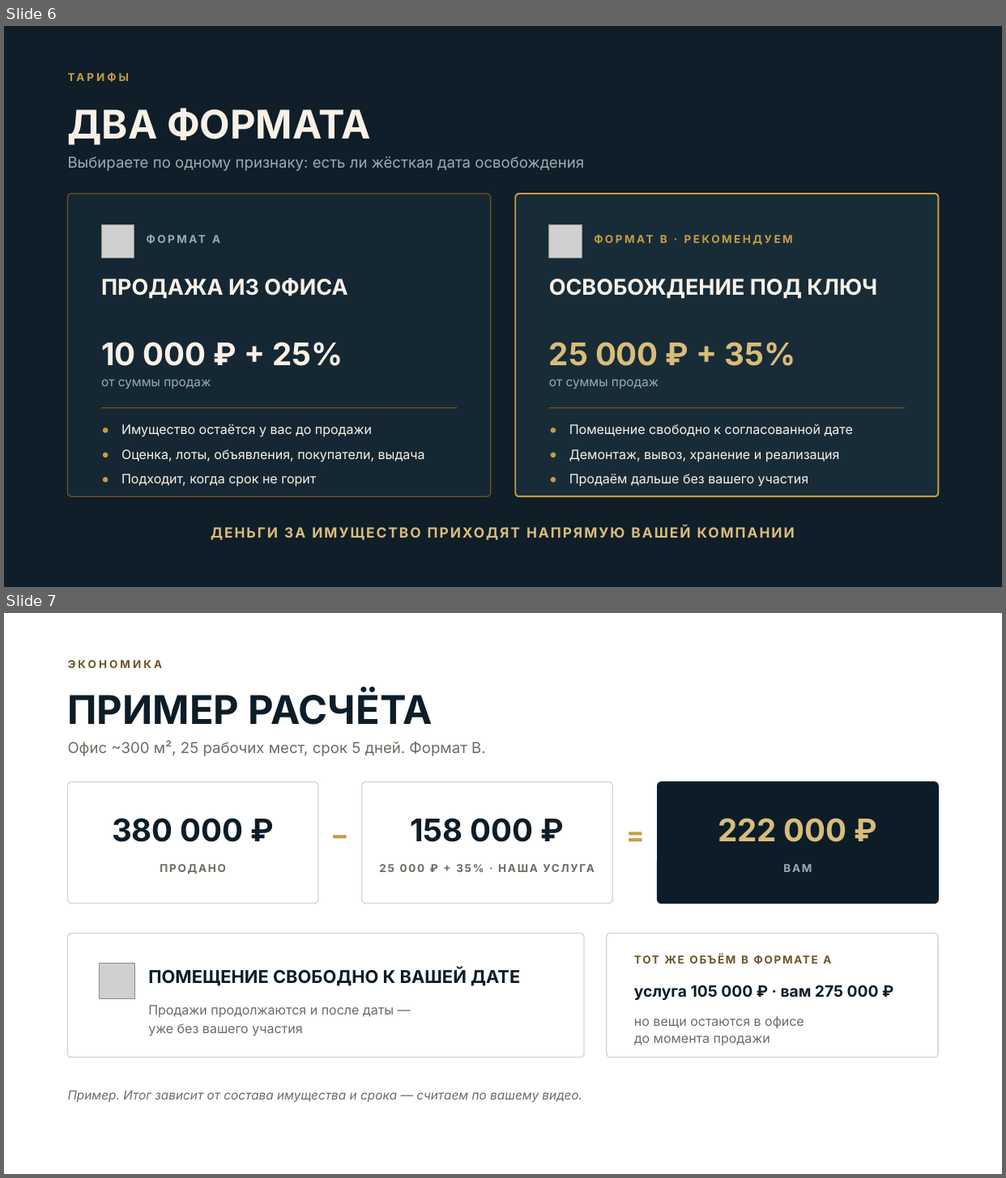
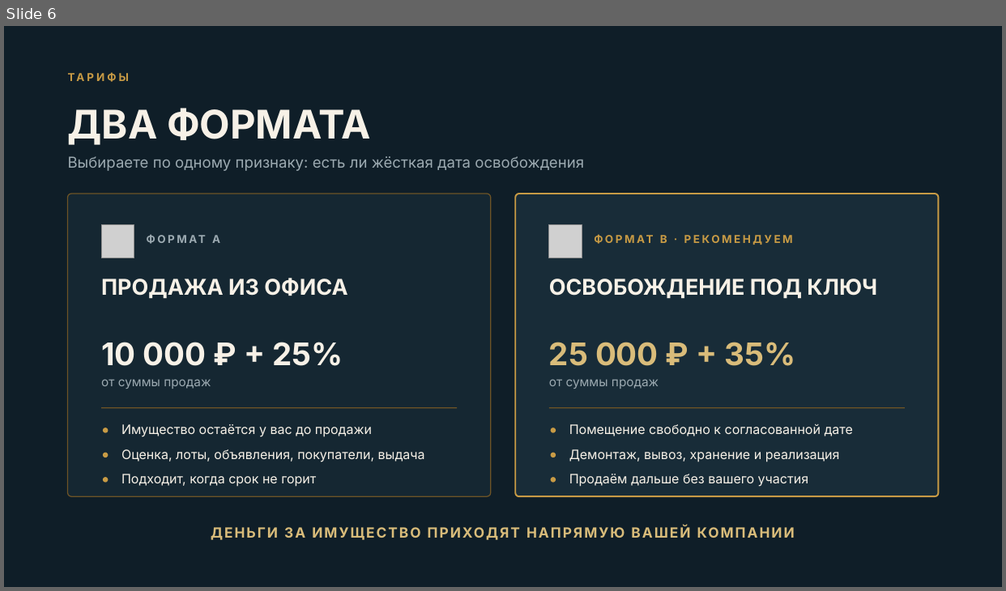
Before and after one commit to olegm1441-del/mysteryslavic-2026-07-19_16-47-00, a slide deck: presentations/office-client/Продай_за_меня_ОФИСЫ_клиентская.pptx. Shown one above the other, each under a label of ours: slides 6 and 7 before the commit, slide 6 after it. The pictures are 1006x1178 and 1006x591 pixels, drawn with LibreOffice and Linux fonts; fonts in the diff are those of the drawing; grey boxes stand for pictures; background and template pictures are left out; a plain dark background stands for a picture behind light text. Boxes give left, top, right and bottom in pixels: in the first picture for what was removed or moved away, otherwise in the second. Text is boxed around its words. In the diff, an @@ line names an element or a change of style, - is before the commit and + after.

```diff
--- a/presentations/office-client/Продай_за_меня_ОФИСЫ_клиентская.pptx
+++ b/presentations/office-client/Продай_за_меня_ОФИСЫ_клиентская.pptx
@@ slide 7 removed at (x1=4, y1=613, x2=1002, y2=1174), background picture (left out) @@
@@ text removed at (x1=68, y1=660, x2=163, y2=668) @@
-ЭКОНОМИКА
@@ text removed at (x1=68, y1=690, x2=432, y2=725) @@
-ПРИМЕР РАСЧЁТА
@@ text removed at (x1=68, y1=741, x2=486, y2=756) @@
-Офис ~300 м², 25 рабочих мест, срок 5 дней. Формат B.
@@ rounded rectangle removed at (x1=68, y1=782, x2=318, y2=904) @@
@@ rounded rectangle removed at (x1=362, y1=782, x2=612, y2=904) @@
@@ rounded rectangle removed at (x1=658, y1=782, x2=938, y2=904) @@
@@ text removed at (x1=112, y1=818, x2=244, y2=842) @@
-380 000 ₽
@@ text removed at (x1=323, y1=818, x2=357, y2=855) @@
-−
@@ text removed at (x1=410, y1=818, x2=534, y2=842) @@
-158 000 ₽
@@ text removed at (x1=619, y1=818, x2=653, y2=855) @@
-=
@@ text removed at (x1=718, y1=818, x2=847, y2=842) @@
-222 000 ₽
@@ text removed at (x1=160, y1=864, x2=226, y2=874) @@
-ПРОДАНО
@@ text removed at (x1=374, y1=862, x2=601, y2=887) @@
-25 000 ₽ + 35% · НАША УСЛУГА
@@ text removed at (x1=783, y1=864, x2=812, y2=872) @@
-ВАМ
@@ rounded rectangle removed at (x1=68, y1=934, x2=584, y2=1058) @@
@@ rounded rectangle removed at (x1=607, y1=934, x2=938, y2=1058) @@
@@ picture removed at (x1=99, y1=964, x2=135, y2=999) @@
@@ text removed at (x1=148, y1=969, x2=520, y2=986) @@
-ПОМЕЩЕНИЕ СВОБОДНО К ВАШЕЙ ДАТЕ
@@ text removed at (x1=634, y1=956, x2=831, y2=964) @@
-ТОТ ЖЕ ОБЪЁМ В ФОРМАТЕ A
@@ text removed at (x1=634, y1=986, x2=879, y2=1000) @@
-услуга 105 000 ₽ · вам 275 000 ₽
@@ text removed at (x1=148, y1=1005, x2=394, y2=1037) @@
-Продажи продолжаются и после даты —
-уже без вашего участия
@@ text removed at (x1=634, y1=1016, x2=804, y2=1046) @@
-но вещи остаются в офисе
-до момента продажи
@@ text removed at (x1=68, y1=1091, x2=582, y2=1102) @@
-Пример. Итог зависит от состава имущества и срока — считаем по вашему видео.
```
Also in this commit, not shown: 6 slides changed, 1 slide added, 27 other files.
